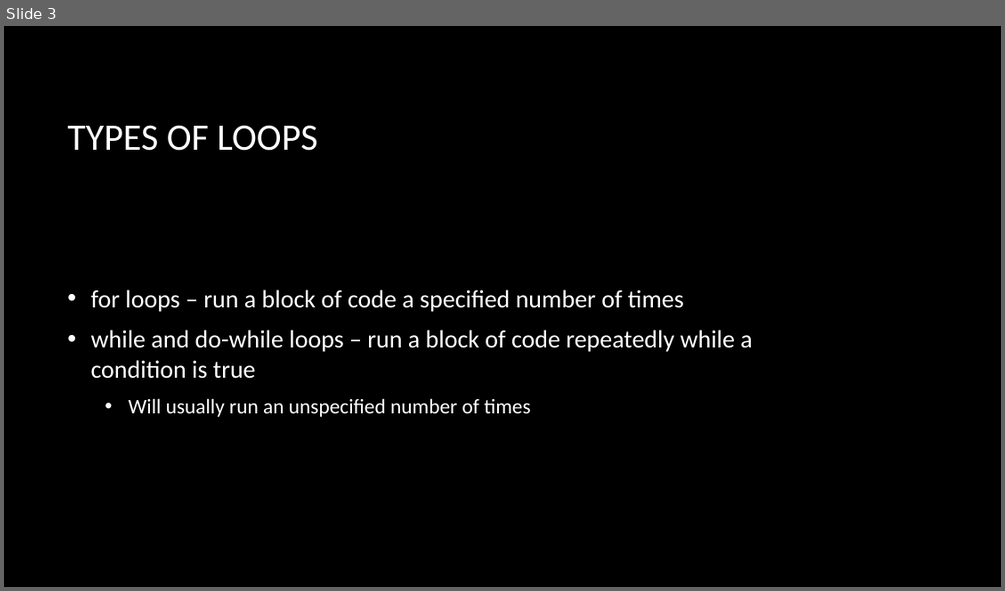
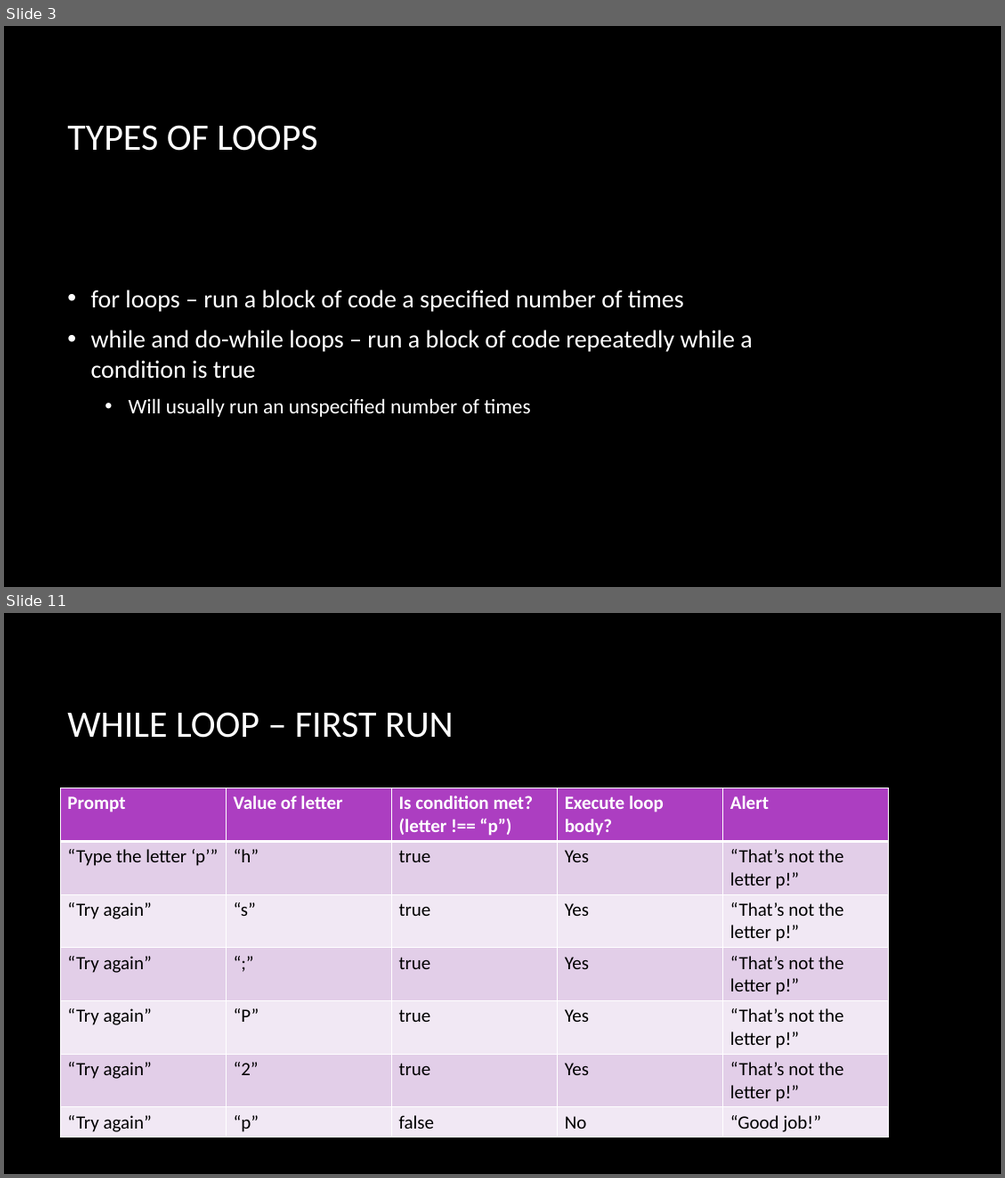
Before and after one commit to dtarvin/JavaScript-Class, a slide deck: slides for class/my slides/Loops.pptx. Shown one above the other, each under a label of ours: slide 3 before the commit, slides 3 and 11 after it; the slides between them are not shown. The pictures are 1005x591 and 1005x1178 pixels, drawn with LibreOffice and Linux fonts; fonts in the diff are those of the drawing; background and template pictures are left out. Boxes give left, top, right and bottom in pixels: in the first picture for what was removed or moved away, otherwise in the second. Text is boxed around its words. In the diff, an @@ line names an element or a change of style, - is before the commit and + after.

```diff
--- a/slides for class/my slides/Loops.pptx
+++ b/slides for class/my slides/Loops.pptx
@@ slide 11 added at (4,613,1001,1174), background picture (left out) @@
@@ title added at (67,712,453,738), 36 pt, text #FFFFFF @@
+WHILE LOOP – FIRST RUN
@@ table added at (60,788,890,1135), 7 rows, 5 columns @@
+Prompt | Value of letter | Is condition met? / (letter !== “p”) | Execute loop body? | Alert
+“Type the letter ‘p’” | “h” | true | Yes | “That’s not the letter p!”
+“Try again” | “s” | true | Yes | “That’s not the letter p!”
+“Try again” | “;” | true | Yes | “That’s not the letter p!”
+“Try again” | “P” | true | Yes | “That’s not the letter p!”
+“Try again” | “2” | true | Yes | “That’s not the letter p!”
+“Try again” | “p” | false | No | “Good job!”
```
Also in this commit, not shown: 4 slides changed, 13 other slides added, 1 slide removed, 45 other files.
